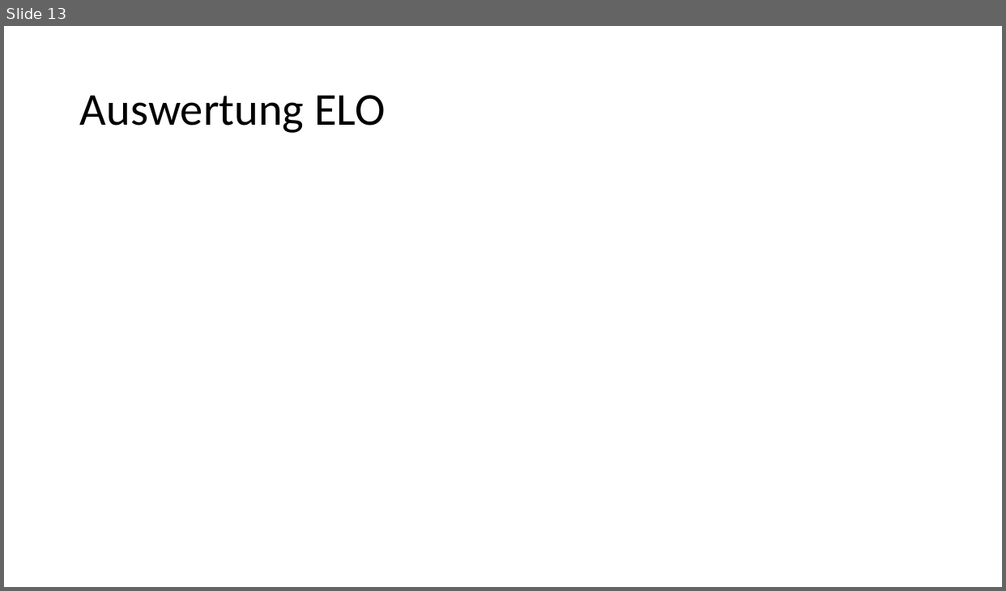
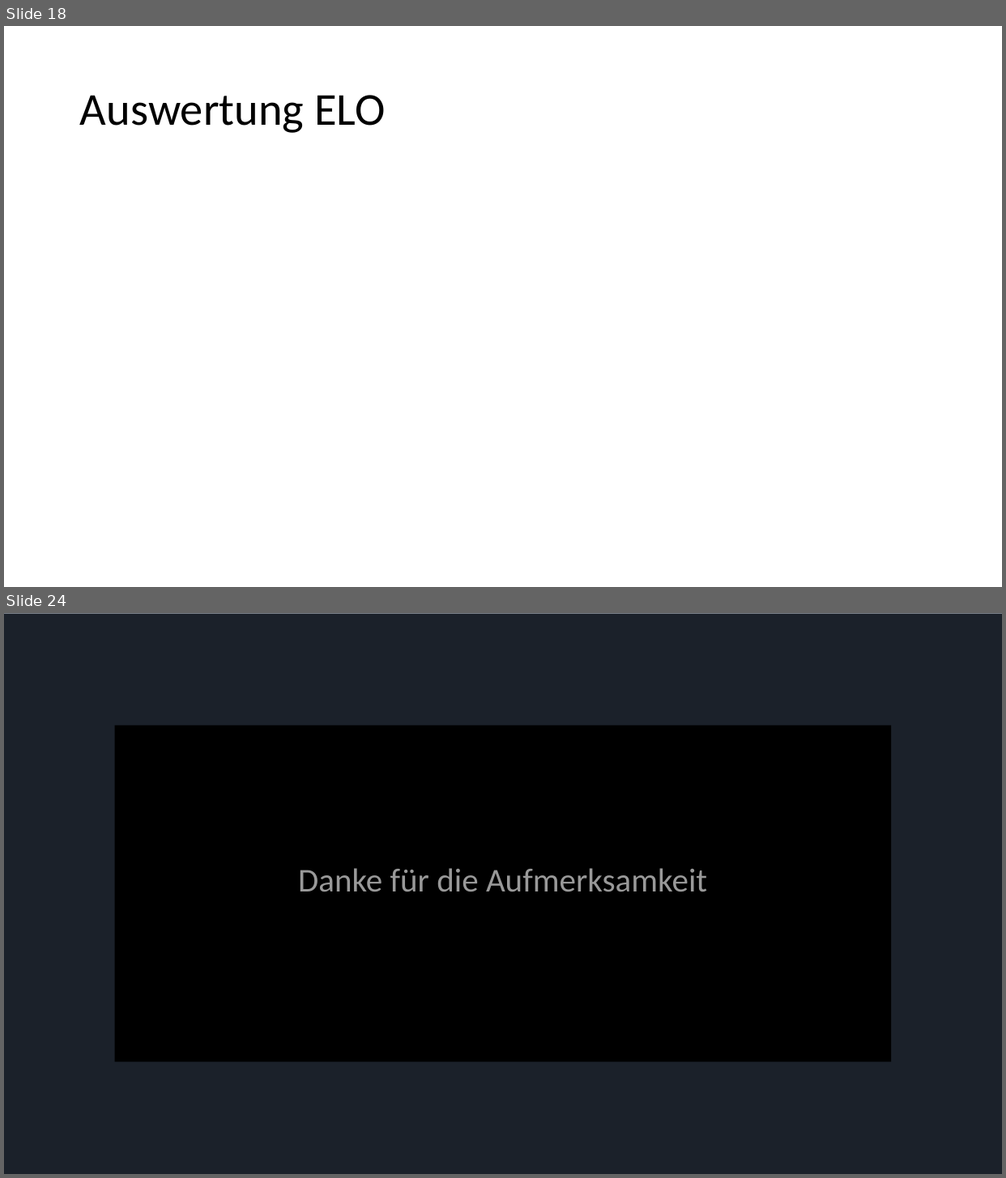
Before and after one commit to Brebeck-Jan/chessmaster, a slide deck: Präsentationen/Abschlusspräsentation/Chessmaster_Abschluss.pptx. Shown one above the other, each under a label of ours: slide 13 before the commit, slides 18 and 24 after it; the slides between them are not shown. The pictures are 1006x591 and 1006x1178 pixels, drawn with LibreOffice and Linux fonts; fonts in the diff are those of the drawing. Boxes give left, top, right and bottom in pixels: in the first picture for what was removed or moved away, otherwise in the second. Text is boxed around its words. In the diff, an @@ line names an element or a change of style, - is before the commit and + after.

```diff
--- a/Präsentationen/Abschlusspräsentation/Chessmaster_Abschluss.pptx
+++ b/Präsentationen/Abschlusspräsentation/Chessmaster_Abschluss.pptx
@@ slide 24 added at bbox=[4, 613, 1002, 1174], background #FFFFFF @@
@@ rectangle added at bbox=[4, 614, 1002, 1174], fill #000000 @@
@@ rectangle added at bbox=[4, 613, 1002, 1174], fill #44546A at 40% opacity @@
@@ rectangle added at bbox=[115, 726, 891, 1063], fill #000000 @@
@@ title added at bbox=[298, 868, 707, 892], 32 pt, text #FFFFFF at 60% opacity @@
+Danke für die Aufmerksamkeit
@@ what was slide 13 is now slide 18 @@
```
Also in this commit, not shown: 11 slides changed, 11 other slides added, 5 slides removed.
